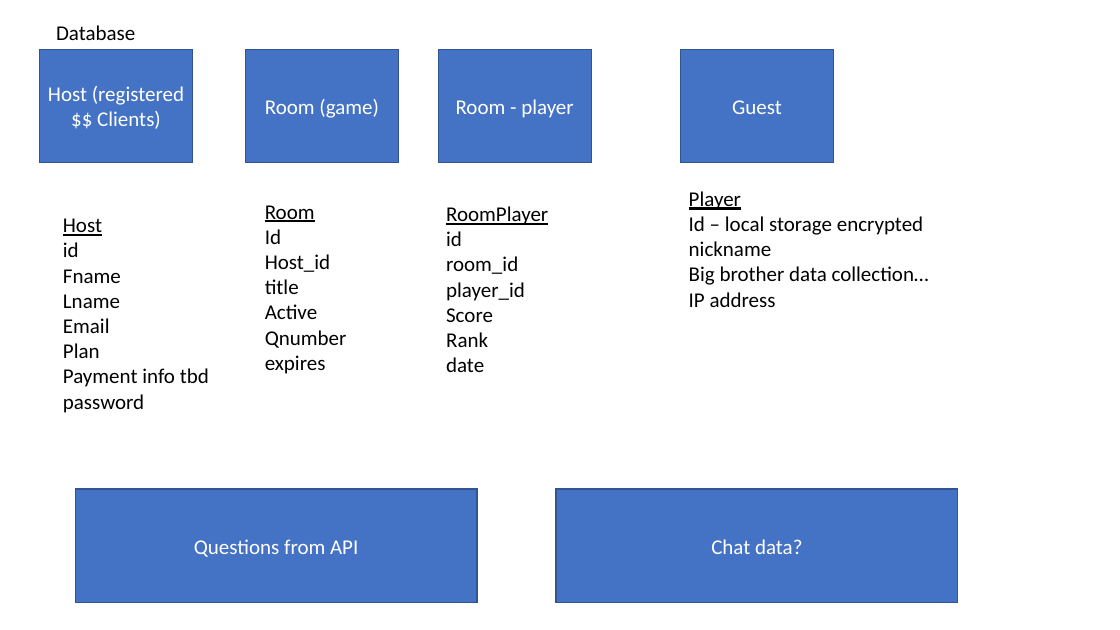
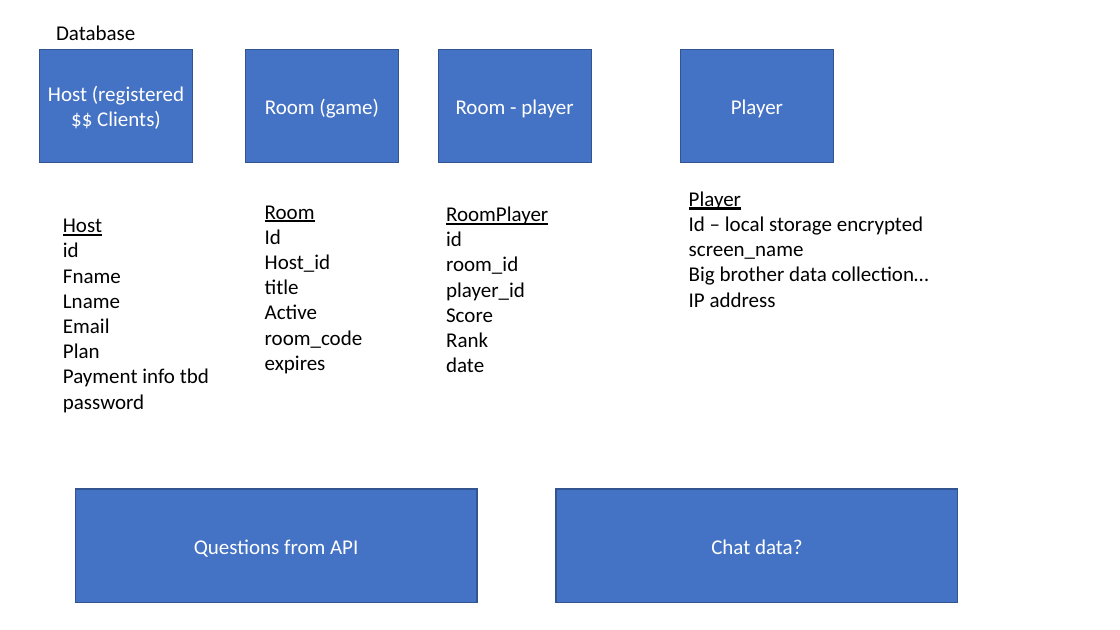
Before and after one commit to ajureel/TriviaUS, a slide deck: slide 2 of _docs/TriviaUS-wirefram-db.pptx. Drawn at 1120x630 pixels with LibreOffice and Linux fonts; fonts in the diff are those of the drawing. Boxes give left, top, right and bottom in pixels: in the first picture for what was removed or moved away, otherwise in the second. Text is boxed around its words. In the diff, an @@ line names an element or a change of style, - is before the commit and + after.

```diff
--- a/_docs/TriviaUS-wirefram-db.pptx
+++ b/_docs/TriviaUS-wirefram-db.pptx
@@ text in rectangle at (731, 99, 783, 118): text changed @@
-Guest
+Player
@@ text at (689, 245, 804, 259): text changed @@
-nickname
+screen_name
@@ text at (265, 330, 363, 348): text changed @@
-Qnumber
+room_code
```
Also in this commit, not shown: 10 other files.
